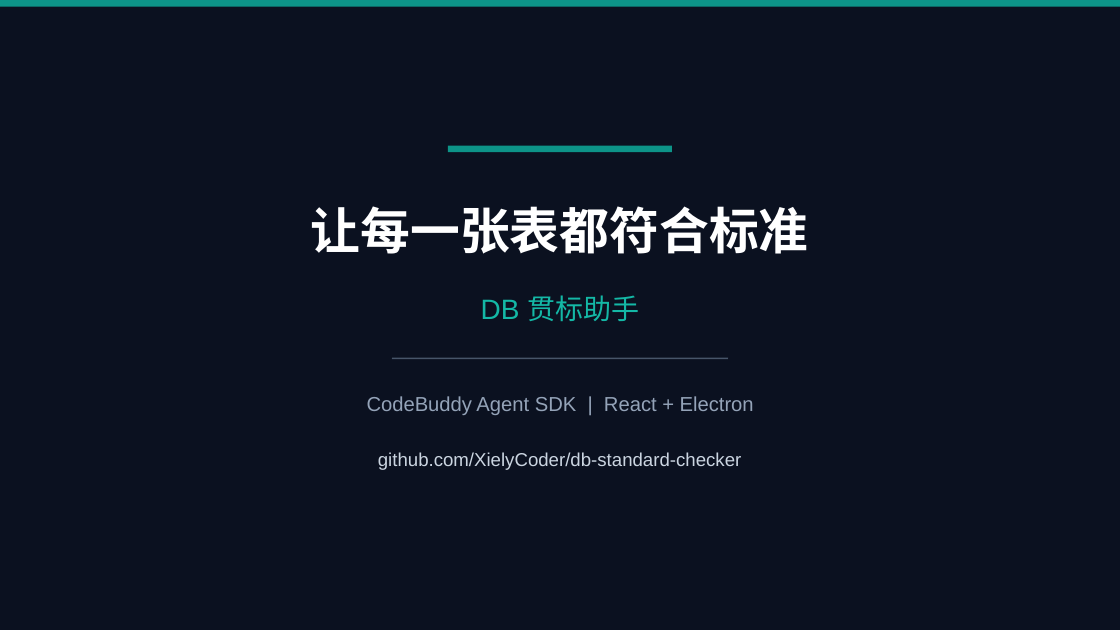
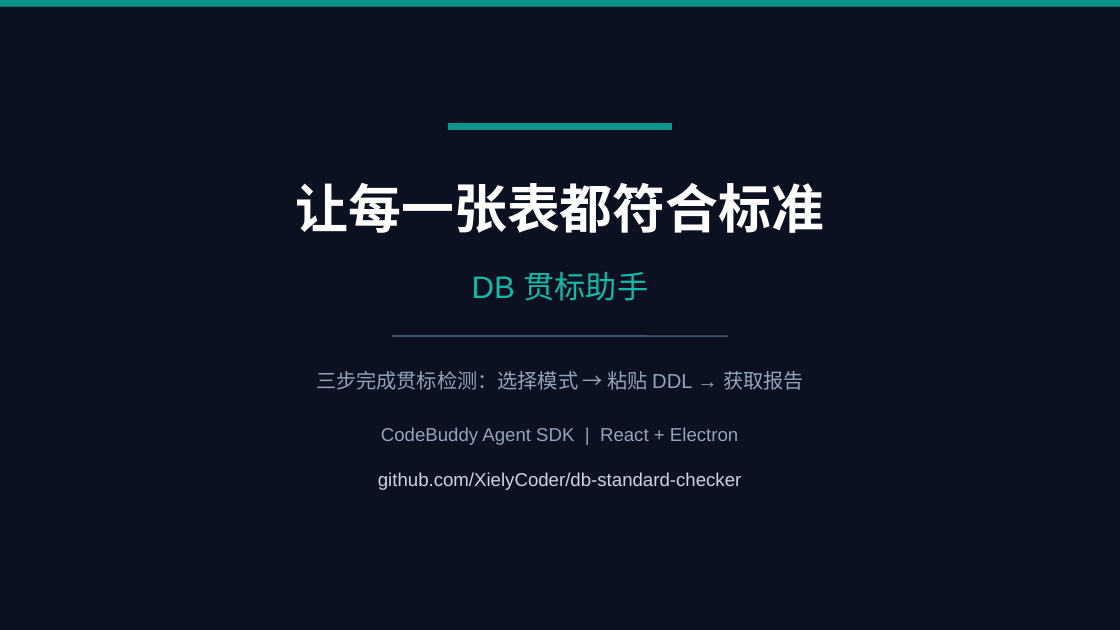
Before and after one commit to XielyCoder/db-standard-checker, a slide deck: slide 11 of docs/DB贯标助手产品演示.pptx (slide 9 before the commit). Drawn at 1120x630 pixels with LibreOffice and Linux fonts; fonts in the diff are those of the drawing; background and template pictures are left out. Boxes give left, top, right and bottom in pixels: in the first picture for what was removed or moved away, otherwise in the second. Text is boxed around its words. In the diff, an @@ line names an element or a change of style, - is before the commit and + after.

Commit message:
feat: 更新产品演示PPT - 加入完整功能检测演示截图

```diff
--- a/docs/DB贯标助手产品演示.pptx
+++ b/docs/DB贯标助手产品演示.pptx
@@ rectangle: place and size @@
-rectangle at <box>224,112,896,515</box>
+rectangle at <box>224,90,896,538</box>
@@ rectangle at <box>224,90,896,538</box>: fill #0B1120 at 85% opacity to #0B1120 at 90% opacity @@
@@ rectangle: place and size @@
-rectangle at <box>448,146,672,152</box>
+rectangle at <box>448,123,672,130</box>
@@ text "让每一张表都符合标准" at <box>296,183,824,233</box>: size 32 to 34 pt @@
@@ text "DB 贯标助手" at <box>472,272,649,301</box>: size 18 to 20 pt @@
@@ 2 texts, 1 line: place and size @@
-2 texts, 1 line at <box>311,206,809,358</box>
+2 texts, 1 line at <box>296,183,824,336</box>
@@ text added at <box>316,371,804,390</box>, 13 pt, text #94A3B8 @@
+三步完成贯标检测：选择模式 → 粘贴 DDL → 获取报告
@@ text "CodeBuddy Agent SDK | React ...": place and size @@
-text "CodeBuddy Agent SDK | React ..." at <box>367,396,754,415</box>
+text "CodeBuddy Agent SDK | React ..." at <box>381,427,738,445</box>
@@ text "CodeBuddy Agent SDK | React ..." at <box>381,427,738,445</box>: size 13 to 12 pt @@
@@ text "github.com/XielyCoder/db-standard-checker": place and size @@
-text "github.com/XielyCoder/db-standard-checker" at <box>378,452,741,470</box>
+text "github.com/XielyCoder/db-standard-checker" at <box>378,472,741,490</box>
```
Also in this commit, not shown: 4 other slides changed, 6 slides added, 4 slides removed, 15 other files.
